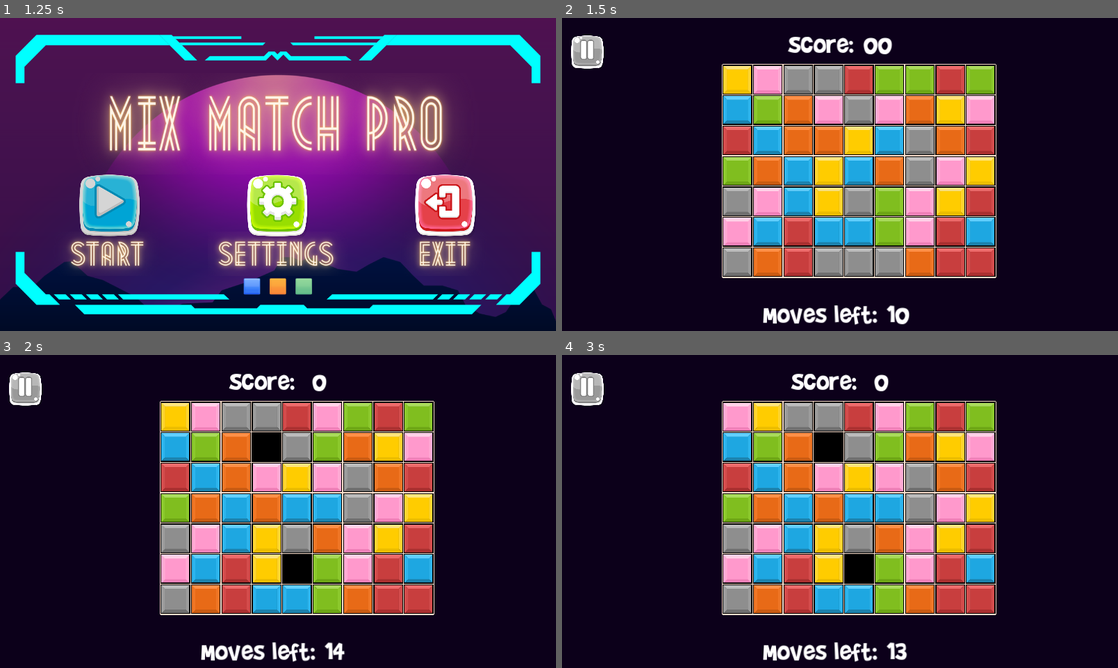
Above: before the commit, frames 1-4 (two rows, left to right).
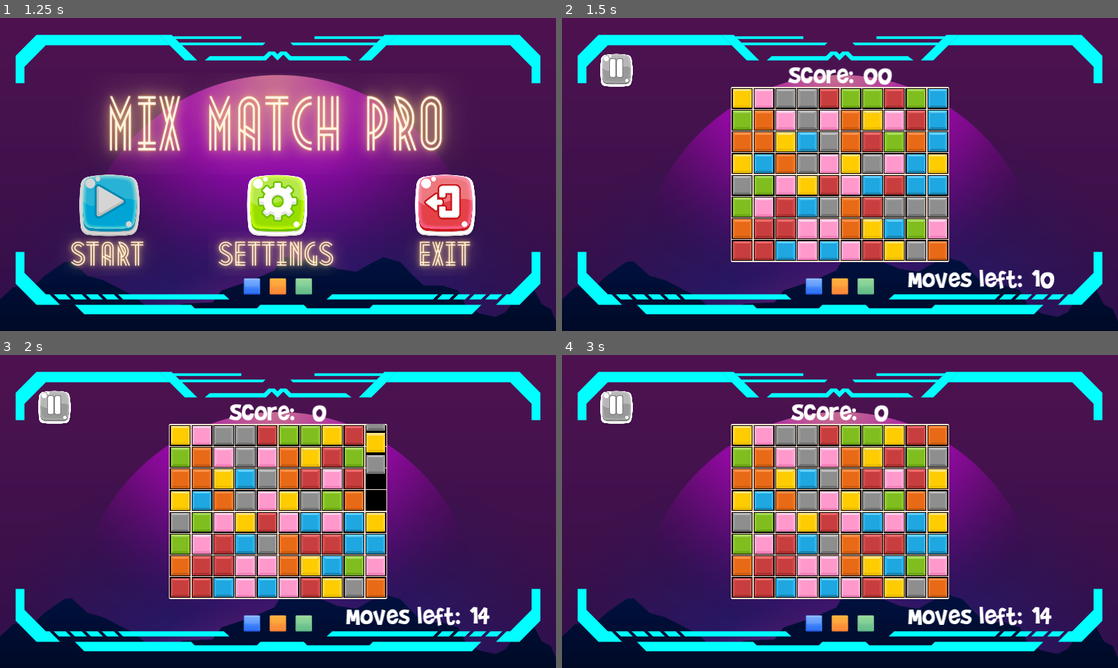
Above: after the commit, the same moments.

Repository: bonsaipropaganda/match-3-with-a-twist
Game: Godot game, scene res://Content/main.tscn
Two runs of this game, one before a commit and one after it. Both use one fixed random seed, a clock stepped at 60 frames per second and the inputs below. The engine's default icon, where the game draws it, is replaced by a stand-in: a white triangle on a blue panel in a dark square.
Inputs (mouse positions are in pixels of both pictures, inside the frame that each line leads up to):
- Up to frame 1 (1.25 s): click (111, 205) at 0.5 s
- Up to frame 2 (1.5 s): click (673, 205) at 1.25 s
- Up to frame 3 (2 s): no input
- Up to frame 4 (3 s): move the mouse to (739, 417) at 2.02 s; press the mouse at (739, 417) at 2.03 s; tap Enter at 2.75 s; move the mouse to (767, 417) at 2.77 s; release the mouse at (767, 417) at 2.78 s; click (767, 417) at 2.85 s

Frame 1 is identical in both runs. In frame 2, 91% of the frame differs, in the area x 0-100%, y 0-99%; in frame 3, 91%; in frame 4, 91%.

Commit message:
Background for gameplay and shifted GUI

Diff:
--- a/Content/Grid/grid.gd
+++ b/Content/Grid/grid.gd
@@ -68,6 +68,8 @@
 	# Update move left after ready
 	move_left_changed.emit(move_left)
 
+	position.x = 640 - (tile_width * grid_width)/2
+	position.y = 360 - (tile_width * grid_height)/2
 
 func _process(_delta):
 	if Engine.is_editor_hint():
--- a/Content/UserInterface/game_ui.tscn
+++ b/Content/UserInterface/game_ui.tscn
@@ -46,9 +46,10 @@
 
 [node name="PauseButton" type="TextureButton" parent="MarginContainer/Control"]
 layout_mode = 1
-offset_top = 20.0
-offset_right = 332.0
-offset_bottom = 99.0
+offset_left = 67.0
+offset_top = 62.0
+offset_right = 399.0
+offset_bottom = 141.0
 size_flags_horizontal = 3
 size_flags_stretch_ratio = 0.1
 texture_normal = SubResource("AtlasTexture_dlgyj")
@@ -59,10 +60,10 @@
 
 [node name="MovesLeft" type="HBoxContainer" parent="MarginContainer/Control"]
 layout_mode = 1
-anchors_preset = 7
-anchor_left = 0.5
-anchor_top = 1.0
-anchor_right = 0.5
+anchors_preset = -1
+anchor_left = 0.769
+anchor_top = 0.769
+anchor_right = 0.8
 anchor_bottom = 1.0
 offset_left = -176.0
 offset_top = -79.0
@@ -85,9 +86,11 @@
 
 [node name="Score" type="HBoxContainer" parent="MarginContainer/Control"]
 layout_mode = 1
-anchors_preset = 5
+anchors_preset = -1
 anchor_left = 0.5
+anchor_top = 0.1
 anchor_right = 0.5
+anchor_bottom = 0.1
 offset_left = -72.0
 offset_right = 72.0
 offset_bottom = 79.0
--- a/Content/game_scene.tscn
+++ b/Content/game_scene.tscn
@@ -1,21 +1,28 @@
-[gd_scene load_steps=4 format=3 uid="uid://y26xkpybmr8r"]
+[gd_scene load_steps=5 format=3 uid="uid://y26xkpybmr8r"]
 
 [ext_resource type="Script" path="res://Content/game_scene.gd" id="1_u61ru"]
 [ext_resource type="PackedScene" uid="uid://dkbegd2mpsmvo" path="res://Content/Grid/grid.tscn" id="2_benkg"]
 [ext_resource type="PackedScene" uid="uid://44pumqm1otrx" path="res://Content/UserInterface/game_ui.tscn" id="3_0gh26"]
+[ext_resource type="Texture2D" uid="uid://briib0p23wq62" path="res://art/gui/menu/MixMatch - Background Gameplay.png" id="4_ostse"]
 
 [node name="GameScene" type="Node2D"]
 script = ExtResource("1_u61ru")
 
-[node name="Grid" parent="." instance=ExtResource("2_benkg")]
-position = Vector2(369, 107)
-grid_width = 9
-grid_height = 7
+[node name="Background" type="TextureRect" parent="."]
+offset_right = 1280.0
+offset_bottom = 720.0
+texture = ExtResource("4_ostse")
 
 [node name="CanvasLayer" type="CanvasLayer" parent="."]
 
 [node name="GameUI" parent="CanvasLayer" instance=ExtResource("3_0gh26")]
 
+[node name="Grid" parent="." instance=ExtResource("2_benkg")]
+position = Vector2(2.08165e-12, 2.08165e-12)
+grid_width = 10
+grid_height = 8
+tile_width = 50.0
+
 [connection signal="game_over" from="Grid" to="." method="_on_game_over"]
 [connection signal="move_left_changed" from="Grid" to="CanvasLayer/GameUI" method="set_moves_left"]
 [connection signal="score_changed" from="Grid" to="CanvasLayer/GameUI" method="set_score"]
--- a/project.godot
+++ b/project.godot
@@ -44,5 +44,4 @@
 
 renderer/rendering_method="gl_compatibility"
 renderer/rendering_method.mobile="gl_compatibility"
-textures/vram_compression/import_etc2_astc=true
 environment/defaults/default_clear_color=Color(0.0470588, 0, 0.101961, 1)
Not shown: 1 places in Content/main.tscn that only renumber resources
Binary file added: art/gui/menu/MixMatch - Background Gameplay.png
Not shown, added: art/gui/menu/MixMatch - Background Gameplay.png.import
